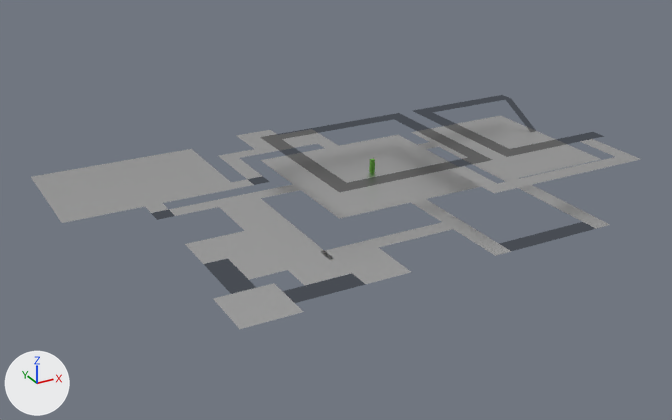
The Blender file models/library.blend: old version first, new version second.
Rendered twice from a 50 mm camera at (-53.7, -88.8, 40.5) aimed at (-7.1, -3.9, -1.9). Lighting does not change. The marker at lower left points along +X, +Y and +Z.
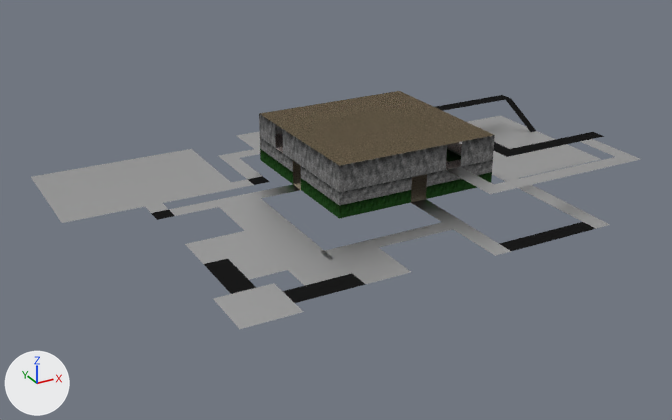
Where the newer file only moved an object's origin or applied its transform, the numbers keep the older frame.

The change, as a list of edits to the scene's bpy script:
```text
Change mat_floor_grate:
    where n0 = _N.new('ShaderNodeOutputMaterial'); n0.name = 'Material Output'
    remove n1 = _N.new('ShaderNodeBsdfTransparent'); n1.name = 'Transparent BSDF'
    remove n1.inputs[0].default_value = (0.402, 0.402, 0.402, 1.0)  # 'Color', grey #aaaaaa
    remove _L.new(n1.outputs[0], n0.inputs[0])  # 'BSDF' to 'Surface'
    add n2 = _N.new('ShaderNodeBsdfDiffuse'); n2.name = 'Diffuse BSDF'
    add n3 = _N.new('ShaderNodeTexImage'); n3.name = 'Image Texture'
    add n3.image = img_solid_grate_png
    add _L.new(n2.outputs[0], n0.inputs[0])  # 'BSDF' to 'Surface'
    add _L.new(n3.outputs[0], n2.inputs[0])  # 'Color' to 'Color'
Change me_plane_001:
    where me_plane_001.from_pydata(...)  # 4 vertices, 1 face; spans x -0.01..0.01, y -0.01..0.01, z 0.0
    remove me_plane_001.materials.append(mat_floor_tile)
    add me_plane_001.materials.append(mat_material_001)  # picture img_brick_floor_png
Change ob_hallway_006:
    ob_hallway_006.location: (5.0, -14.0, 0.0) -> (4.5, -14.0, 0.0)
Add ob_central_wall_0_w:
    ob_central_wall_0_w = bpy.data.objects.new('central wall 0 w', me_plane_030)  # 8 vertices, 2 faces; spans x 0.0, y -10.0..10.0, z -1.5..1.5; in mat_green_grey_wall (picture img_green_wall_png)
    ob_central_wall_0_w.parent = ob_floor0
    ob_central_wall_0_w.location = (-10.0, 0.0, 1.5)
Add ob_central_wall_0_s:
    ob_central_wall_0_s = bpy.data.objects.new('central wall 0 s', me_plane_030.copy())
    ob_central_wall_0_s.parent = ob_floor0
    ob_central_wall_0_s.location = (0.0, -10.0, 1.5)
    ob_central_wall_0_s.rotation_euler = (0.0, 0.0, 1.571)  # degrees (0, 0, 90)
Add ob_central_wall_0_n:
    ob_central_wall_0_n = bpy.data.objects.new('central wall 0 n', me_plane_027)  # 8 vertices, 2 faces; spans x 0.0, y -10.0..10.0, z -1.5..1.5; in mat_green_grey_wall (picture img_green_wall_png)
    ob_central_wall_0_n.parent = ob_floor0
    ob_central_wall_0_n.location = (0.0, 10.0, 1.5)
    ob_central_wall_0_n.rotation_euler = (0.0, 0.0, 1.571)  # degrees (0, 0, 90)
Add ob_central_wall_0_e:
    ob_central_wall_0_e = bpy.data.objects.new('central wall 0 e', me_plane_005)  # 8 vertices, 2 faces; spans x 0.0, y -10.0..10.0, z -1.5..1.5; in mat_green_grey_wall (picture img_green_wall_png)
    ob_central_wall_0_e.parent = ob_floor0
    ob_central_wall_0_e.location = (10.0, 0.0, 1.5)
Add ob_central_wall_0_e_001:
    ob_central_wall_0_e_001 = bpy.data.objects.new('central wall 0 e.001', me_plane_045)  # 8 vertices, 2 faces; spans x 0.0, y -10.0..10.0, z -1.5..1.5; in mat_grey_wall (picture img_grey_stone_png)
    ob_central_wall_0_e_001.parent = ob_floor0
    ob_central_wall_0_e_001.location = (10.0, 0.0, 4.5)
    ob_central_wall_0_e_001.rotation_euler = (0.0, 0.0, 3.142)  # degrees (0, 0, 180)
Add ob_central_wall_0_e_002:
    ob_central_wall_0_e_002 = bpy.data.objects.new('central wall 0 e.002', me_plane_046)  # 8 vertices, 2 faces; spans x 0.0, y -10.0..10.0, z -1.5..1.5; in mat_grey_wall (picture img_grey_stone_png)
    ob_central_wall_0_e_002.parent = ob_floor0
    ob_central_wall_0_e_002.location = (-10.0, 0.0, 4.5)
Add ob_central_wall_0_e_003:
    ob_central_wall_0_e_003 = bpy.data.objects.new('central wall 0 e.003', me_plane_048)  # 8 vertices, 2 faces; spans x 0.0, y -10.0..10.0, z -1.5..1.5; in mat_grey_wall (picture img_grey_stone_png)
    ob_central_wall_0_e_003.parent = ob_floor0
    ob_central_wall_0_e_003.location = (0.0, -10.0, 4.5)
    ob_central_wall_0_e_003.rotation_euler = (0.0, 0.0, 4.712)  # degrees (0, 0, 270)
Add ob_central_ceiling:
    ob_central_ceiling = bpy.data.objects.new('central ceiling', me_plane_049)  # 4 vertices, 1 face; spans x -0.01..0.01, y -0.01..0.01, z 0.0; in mat_material_002 (picture img_tile_ceiling_png)
    ob_central_ceiling.parent = ob_floor1
    ob_central_ceiling.location = (0.0, 0.0, 6.0)
    ob_central_ceiling.scale = (1000.0, 1000.0, 1.0)
Add ob_plane:
    ob_plane = bpy.data.objects.new('Plane', me_plane_047)  # 4 vertices, 1 face; spans x -10.0..10.0, y -1.5..1.5, z 0.0; in mat_grey_wall (picture img_grey_stone_png)
    ob_plane.location = (0.0, 10.0, 4.5)
    ob_plane.rotation_euler = (1.571, 0.0, 0.0)  # degrees (90, 0, 0)
```

Where the change shows, as pixel boxes (x1, y1, x2, y2) in the pictures (672 x 420 px):
'central ceiling', added (brown)
    after: (259, 91, 494, 166)
'central0', recoloured
    both: (261, 135, 481, 219)
'central wall 0 e.003', added
    after: (339, 135, 495, 192)
'central wall 0 s', added
    after: (339, 160, 493, 219)
'central wall 0 e.002', added
    after: (259, 114, 339, 192)
'central wall 0 w', added
    after: (260, 138, 339, 218)
'central west', surface changed
    both: (260, 135, 355, 192)
'hallway.011', surface changed (grey to black)
    both: (283, 274, 366, 303)
'central south', surface changed
    both: (348, 158, 478, 189)
'hallway.012', surface changed (grey to black)
    both: (204, 258, 256, 294)
'hallway.003', surface changed (grey to black)
    both: (499, 222, 596, 251)
'central east', surface changed
    both: (386, 113, 492, 163)
'east1 west', surface changed (grey to black)
    both: (413, 109, 519, 157)
'central north', surface changed
    both: (275, 115, 393, 139)
'hallway.006', moved
    before: (450, 166, 509, 193)
    after: (447, 167, 505, 194)
'east1 south', surface changed (grey to black)
    both: (511, 132, 604, 154)
'east1 north', surface changed (grey to black)
    both: (424, 95, 511, 112)
'east ramp', surface changed (grey to black)
    both: (506, 99, 536, 132)
'hallway.014', surface changed
    both: (151, 210, 175, 220)
'central wall 0 e', added
    after: (446, 147, 461, 162)
'hallway.019', surface changed
    both: (247, 176, 270, 185)
'Plane', added
    after: (275, 124, 283, 134)
